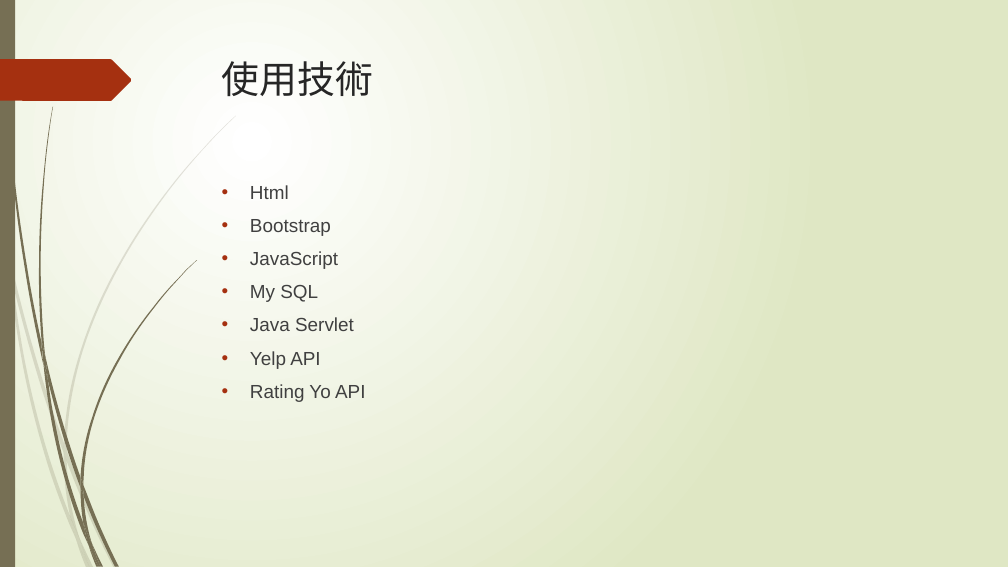
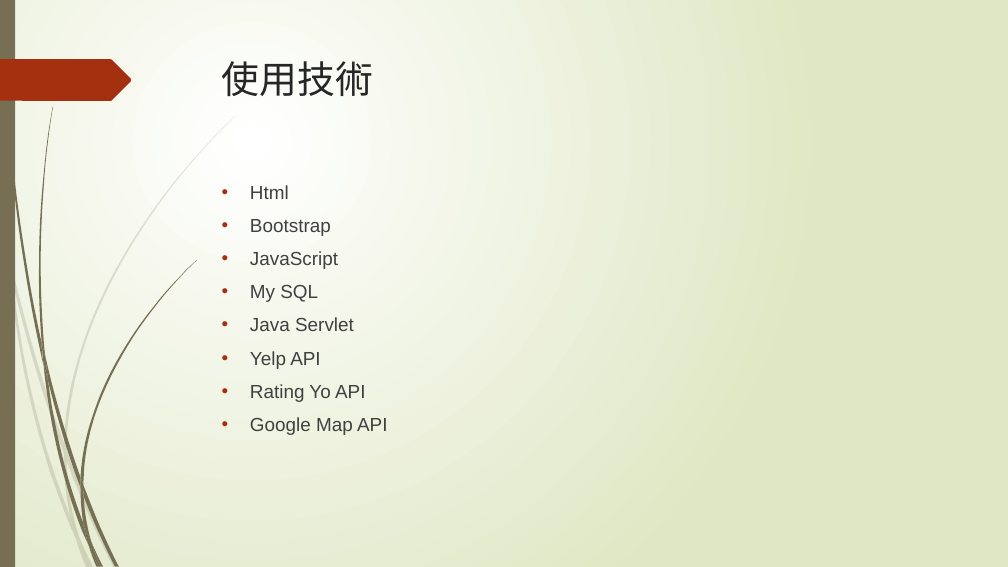
Before and after one commit to penut85420/WBSE_Project, a slide deck: slide 22 of 其他/YelpBlaBla.pptx (slide 9 before the commit). Drawn at 1008x567 pixels with LibreOffice and Linux fonts; fonts in the diff are those of the drawing. Boxes give left, top, right and bottom in pixels: in the first picture for what was removed or moved away, otherwise in the second. Text is boxed around its words. In the diff, an @@ line names an element or a change of style, - is before the commit and + after.

```diff
--- a/其他/YelpBlaBla.pptx
+++ b/其他/YelpBlaBla.pptx
@@ text at (250,417,387,435): paragraph added @@
+• Google Map API
```
Also in this commit, not shown: 5 other slides changed, 14 slides added, 1 other file.
